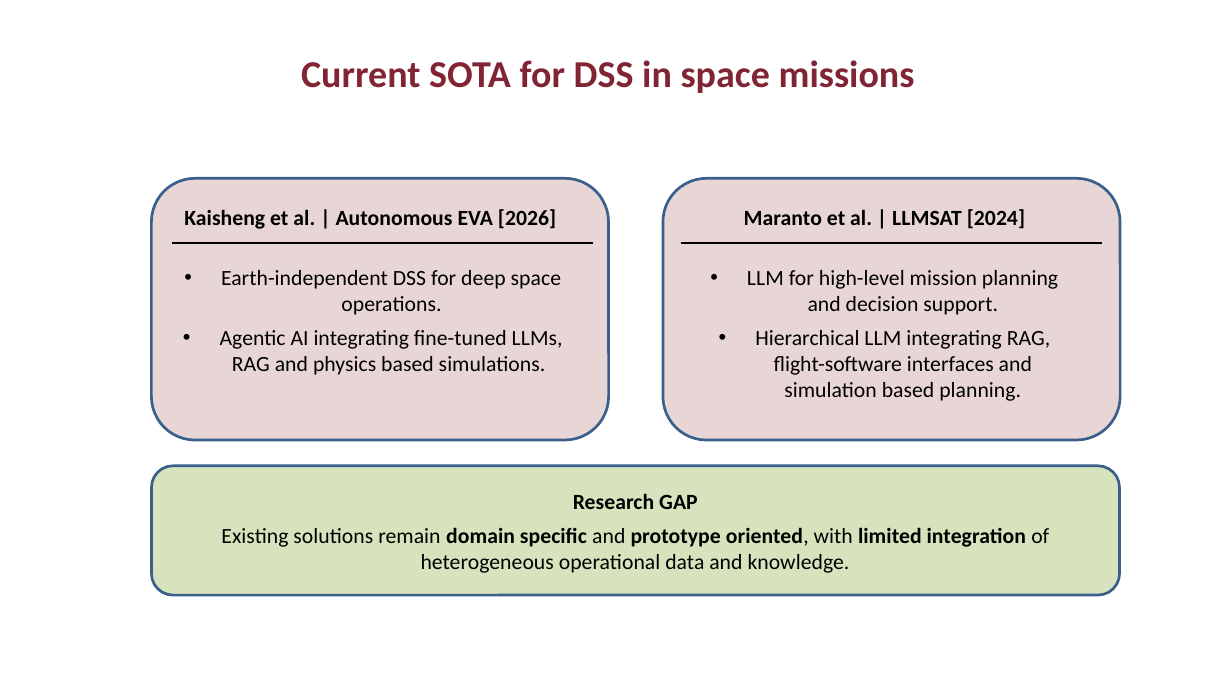
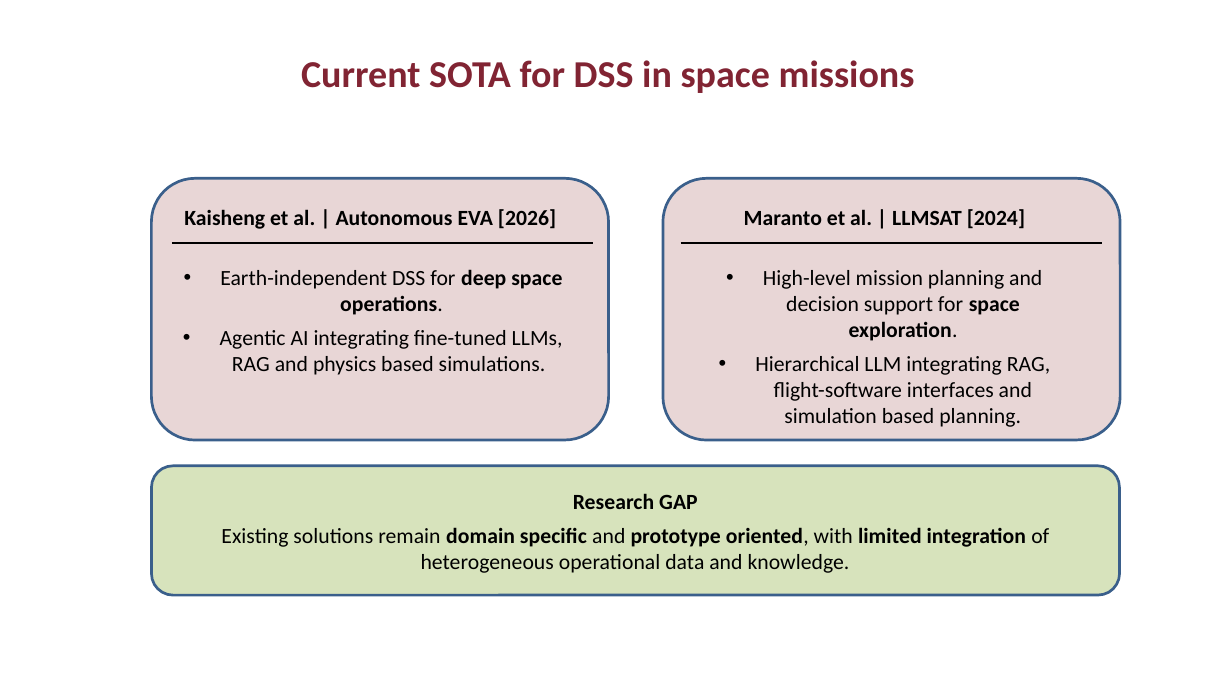
Before and after one commit to AntonLissa/AIRO-thesis, a slide deck: slide 7 of AIRO.pptx (slide 8 before the commit). Drawn at 1232x693 pixels with LibreOffice and Linux fonts; fonts in the diff are those of the drawing; background and template pictures are left out. Boxes give left, top, right and bottom in pixels: in the first picture for what was removed or moved away, otherwise in the second. Text is boxed around its words. In the diff, an @@ line names an element or a change of style, - is before the commit and + after.

```diff
--- a/AIRO.pptx
+++ b/AIRO.pptx
@@ text at (220, 269, 562, 315): bold on in "deep space operations." @@
@@ text at (763, 270, 1042, 341): text changed @@
-• LLM for high-level mission planning and decision support.
+• High-level mission planning and decision support for space exploration.
```
Also in this commit, not shown: 9 other slides changed, 3 slides removed, 1 other file.
